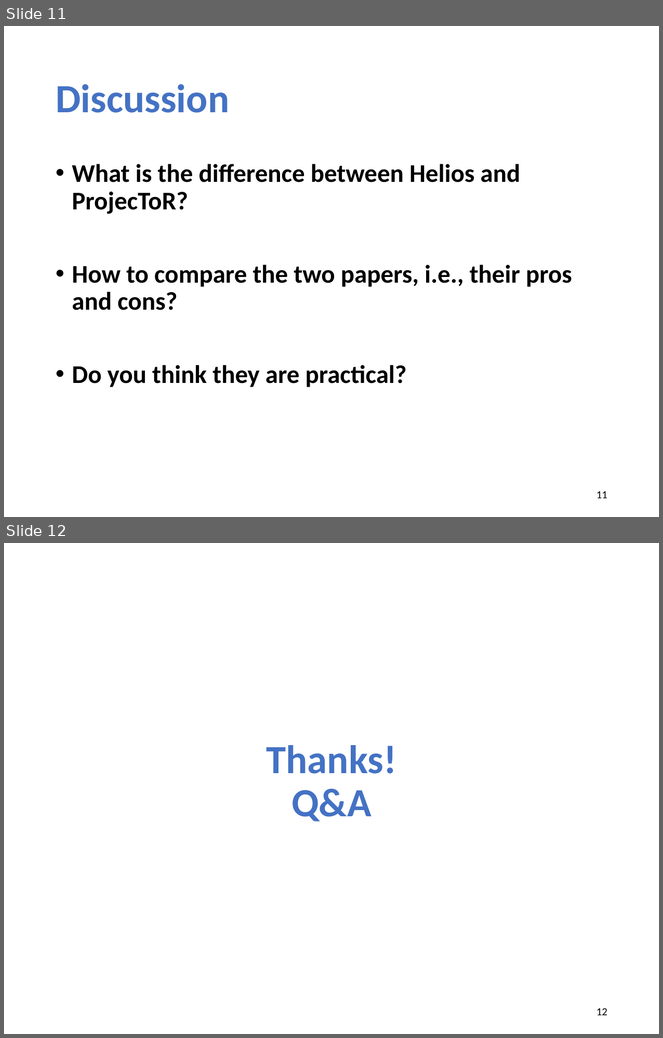
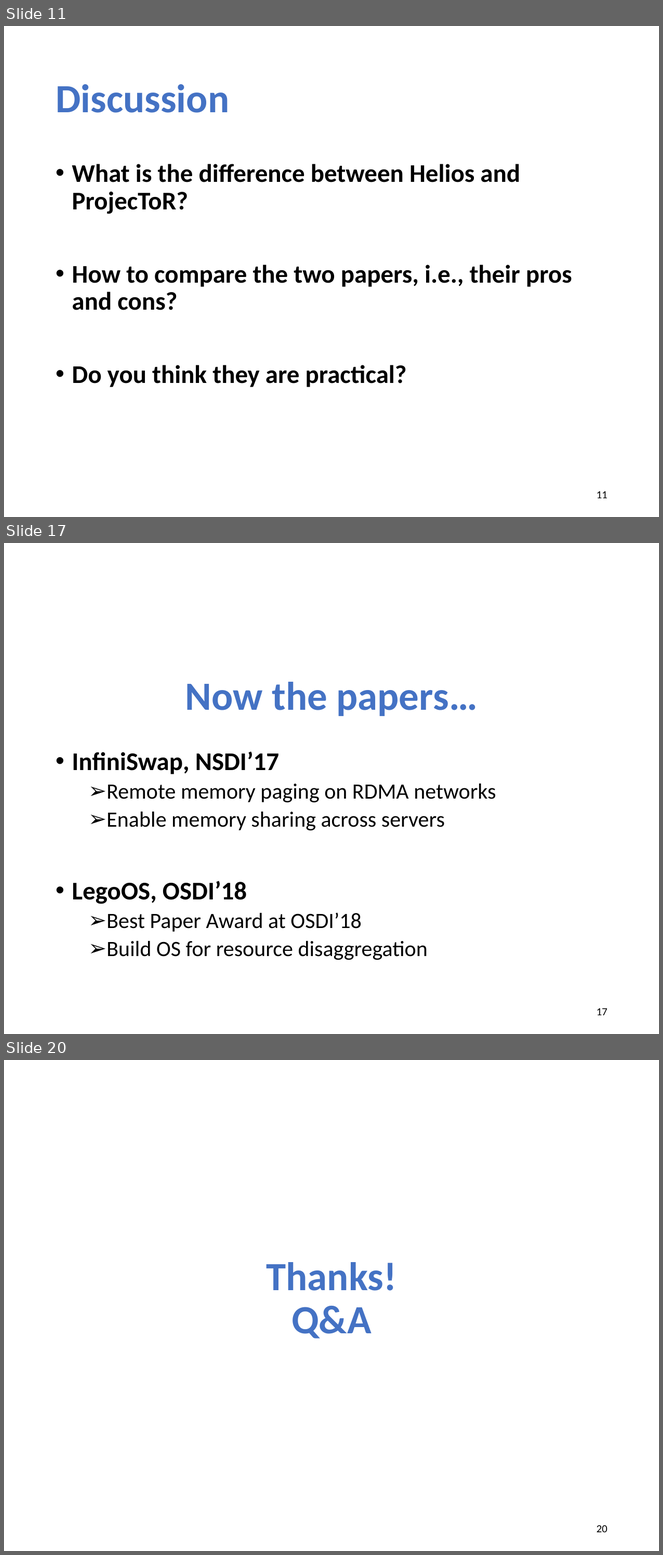
Before and after one commit to xinjin/course-adv-net, a slide deck: slides/lec06_datacenter.pptx. Shown one above the other, each under a label of ours: slides 11 and 12 before the commit, slides 11, 17 and 20 after it; the slides between them are not shown. The pictures are 663x1038 and 663x1555 pixels, drawn with LibreOffice and Linux fonts; fonts in the diff are those of the drawing. Boxes give left, top, right and bottom in pixels: in the first picture for what was removed or moved away, otherwise in the second. Text is boxed around its words. In the diff, an @@ line names an element or a change of style, - is before the commit and + after.

```diff
--- a/slides/lec06_datacenter.pptx
+++ b/slides/lec06_datacenter.pptx
@@ slide 17 added at box(4, 543, 659, 1034), background #FFFFFF @@
@@ title added at box(185, 682, 478, 716), 44 pt, text #4472C4, bold @@
+Now the papers…
@@ text added at box(72, 752, 496, 961), 24 pt, text #000000 @@
+• InfiniSwap, NSDI’17
+  ➢ Remote memory paging on RDMA networks
+  ➢ Enable memory sharing across servers
+• LegoOS, OSDI’18
+  ➢ Best Paper Award at OSDI’18
+  ➢ Build OS for resource disaggregation
@@ page number added at box(597, 1008, 608, 1016), 12 pt, text #000000 @@
+17
@@ what was slide 12 is now slide 20 @@
@@ page number at box(597, 1525, 608, 1533): text changed @@
-12
+20
```
Also in this commit, not shown: 1 slide changed, 7 other slides added, 2 other files.
